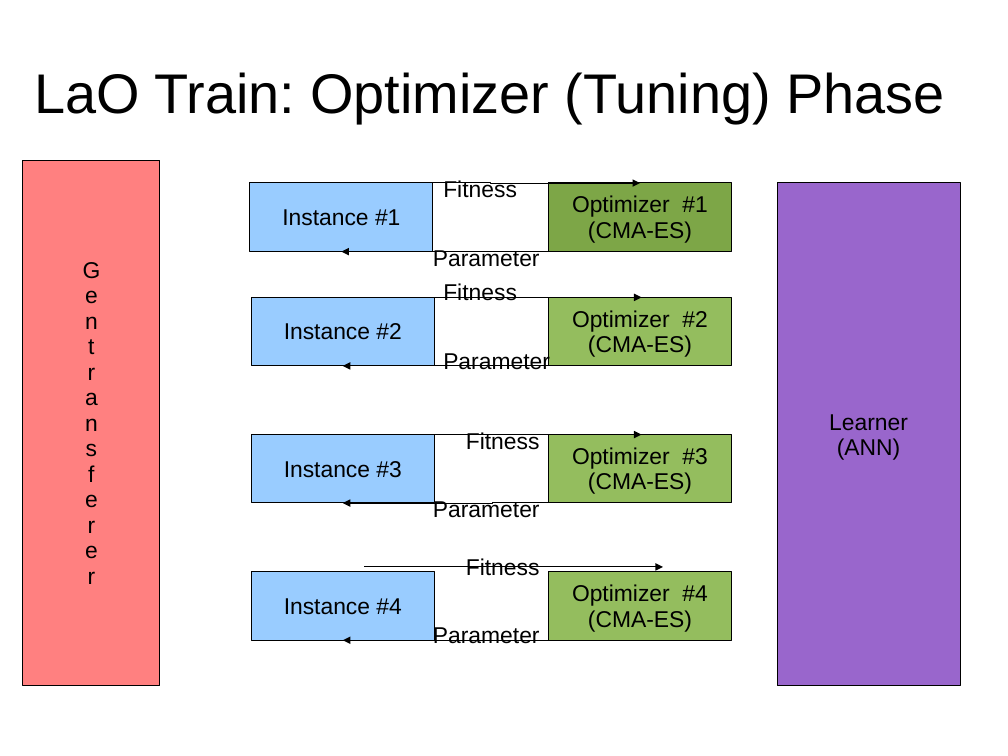
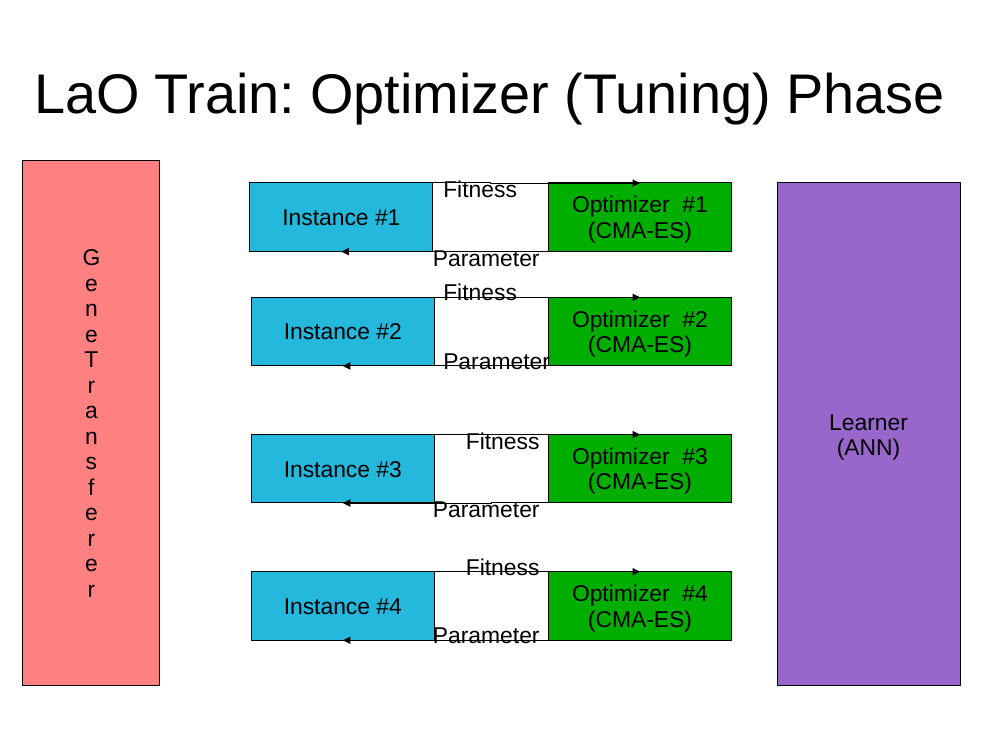
Before and after one commit to nojhan/descarwin, a slide deck: slide 8 of papers/GECCO2011/gecco2011brendelschoenauer/lao-gecco.ppt (slide 6 before the commit). Drawn at 1008x756 pixels with LibreOffice and Linux fonts; fonts in the diff are those of the drawing. Boxes give left, top, right and bottom in pixels: in the first picture for what was removed or moved away, otherwise in the second. Text is boxed around its words. In the diff, an @@ line names an element or a change of style, - is before the commit and + after.

```diff
--- a/papers/GECCO2011/gecco2011brendelschoenauer/lao-gecco.ppt
+++ b/papers/GECCO2011/gecco2011brendelschoenauer/lao-gecco.ppt
@@ rectangle "Optimizer #1" at [549, 183, 732, 252]: fill #7DA647 to #00AE00 @@
@@ text in rectangle at [84, 329, 98, 419]: text changed @@
-t
-r
-a
+e
+T
+r
+a
@@ elbow arrow (640, 366) - (343, 366): route changed @@
@@ elbow arrow (640, 503) - (343, 503): route changed @@
@@ fill #99CCFF to #23B8DC in 4 elements at [250, 183, 433, 252], [252, 297, 434, 366], [252, 434, 434, 503], [252, 572, 434, 640] @@
@@ elbow arrow moved from (364, 567) - (663, 567) to (343, 572) - (640, 572) @@
@@ fill #94BD5E to #00AE00 in 3 elements at [549, 434, 732, 503], [549, 297, 732, 366], [549, 572, 732, 640] @@
@@ elbow arrow (640, 640) - (343, 640): route changed @@
```
Also in this commit, not shown: 11 other slides changed, 4 slides added.
